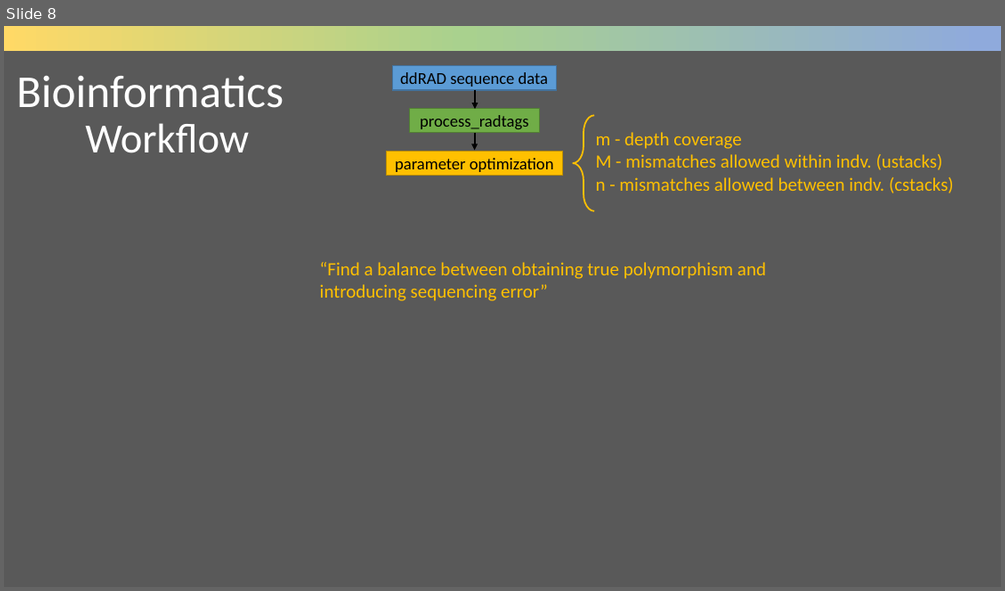
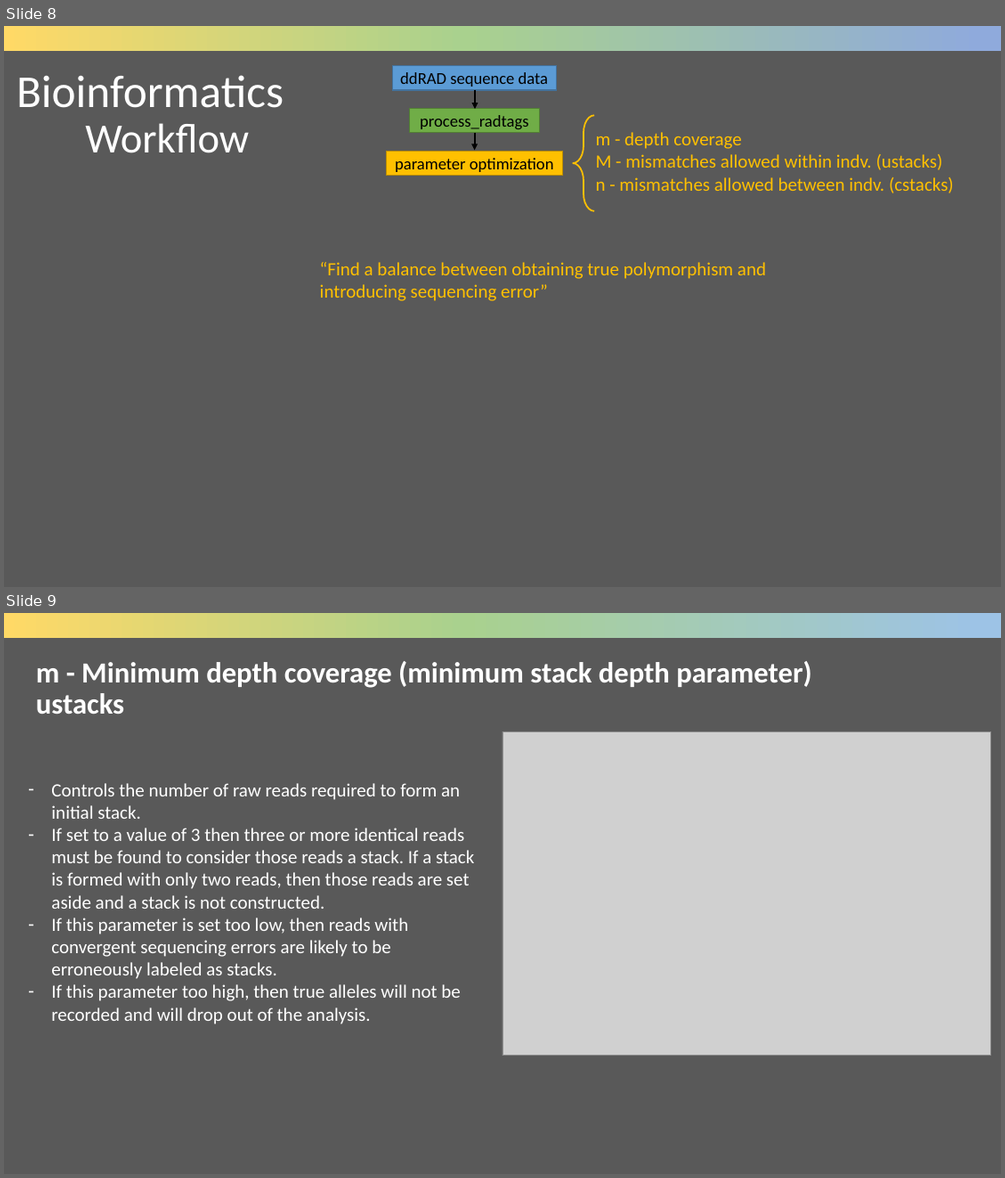
Before and after one commit to cd-barratt/ddRAD-seq_workshop, a slide deck: talks/2_Stacks2_lecture.pptx. Shown one above the other, each under a label of ours: slide 8 before the commit, slides 8 and 9 after it. The pictures are 1005x591 and 1005x1178 pixels, drawn with LibreOffice and Linux fonts; fonts in the diff are those of the drawing; grey boxes stand for pictures. Boxes give left, top, right and bottom in pixels: in the first picture for what was removed or moved away, otherwise in the second. Text is boxed around its words. In the diff, an @@ line names an element or a change of style, - is before the commit and + after.

```diff
--- a/talks/2_Stacks2_lecture.pptx
+++ b/talks/2_Stacks2_lecture.pptx
@@ slide 9 added at (4,613,1001,1174), background #595959 @@
@@ rectangle added at (4,613,1001,639), fill gradient #FFD966 to #A9D18E to #9DC3E6 @@
@@ title added at (36,661,811,714), 28 pt, text #FFFFFF, bold @@
+m - Minimum depth coverage (minimum stack depth parameter)
+ustacks
@@ picture added at (502,732,991,1055) @@
@@ text added at (51,783,474,1024), 18 pt, text #FFFFFF @@
+– Controls the number of raw reads required to form an initial stack.
+– If set to a value of 3 then three or more identical reads must be found to consider those reads a stack. If a stack is formed with only two reads, then those reads are set aside and a stack is not constructed.
+– If this parameter is set too low, then reads with convergent sequencing errors are likely to be erroneously labeled as stacks.
+– If this parameter too high, then true alleles will not be recorded and will drop out of the analysis.
```
Also in this commit, not shown: 4 slides changed, 2 other slides added, 1 other file.
